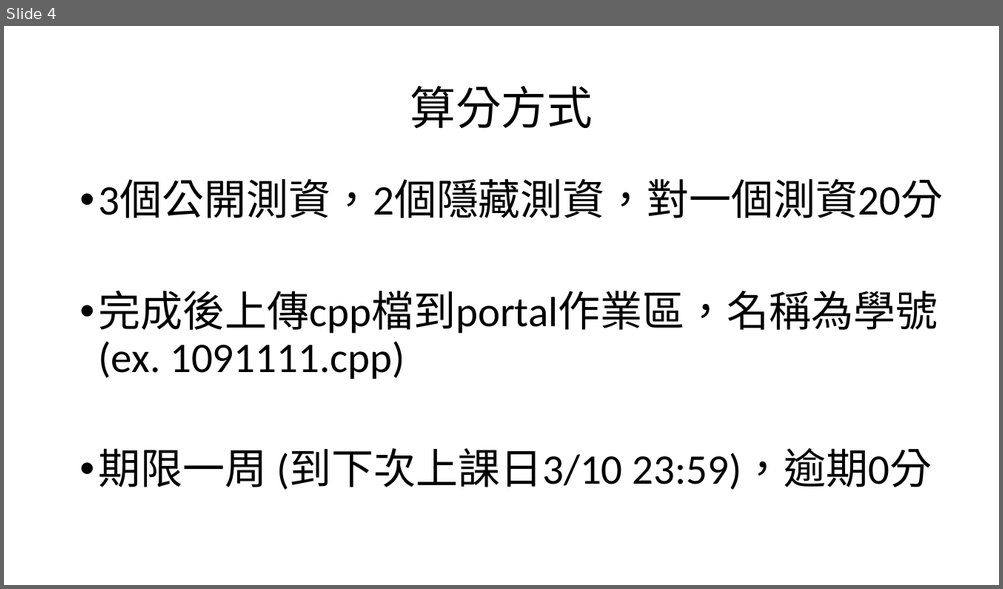
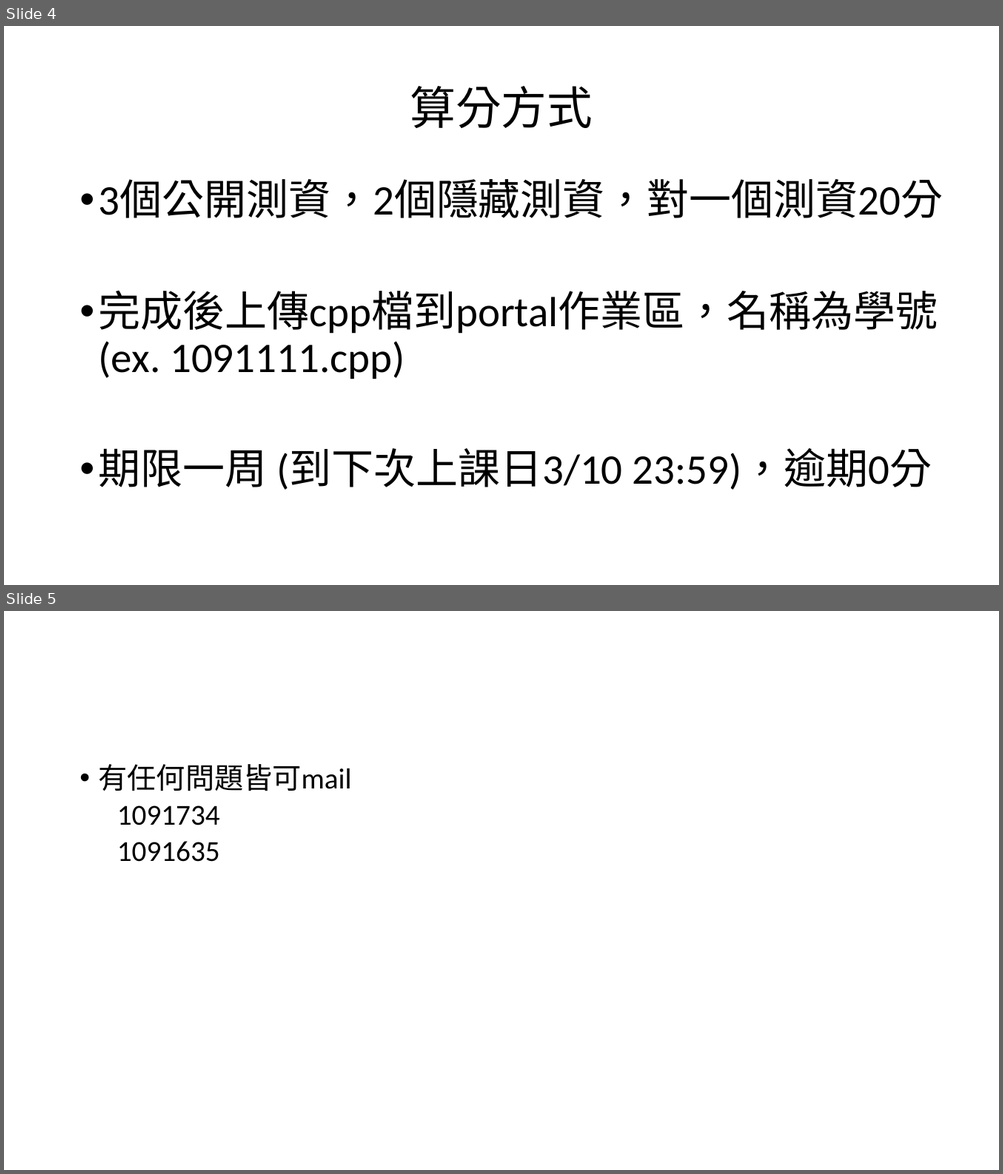
Before and after one commit to weermark/class, a slide deck: practical_class/class_ppt/hw1.pptx. Shown one above the other, each under a label of ours: slide 4 before the commit, slides 4 and 5 after it. The pictures are 1003x589 and 1003x1174 pixels, drawn with LibreOffice and Linux fonts; fonts in the diff are those of the drawing. Boxes give left, top, right and bottom in pixels: in the first picture for what was removed or moved away, otherwise in the second. Text is boxed around its words. In the diff, an @@ line names an element or a change of style, - is before the commit and + after.

```diff
--- a/practical_class/class_ppt/hw1.pptx
+++ b/practical_class/class_ppt/hw1.pptx
@@ slide 5 added at (4,611,999,1170), background #FFFFFF @@
@@ text added at (99,764,352,862), 28 pt, text #000000 @@
+• 有任何問題皆可mail
+  1091734
+  1091635
```
